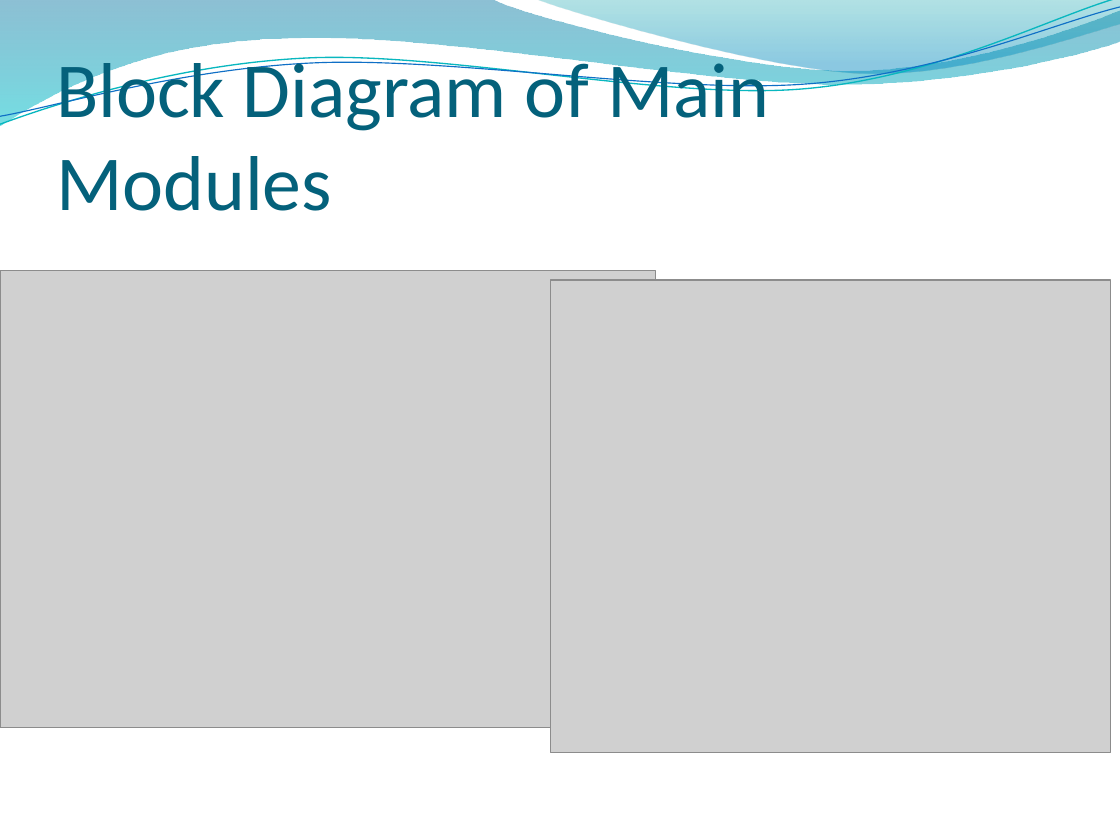
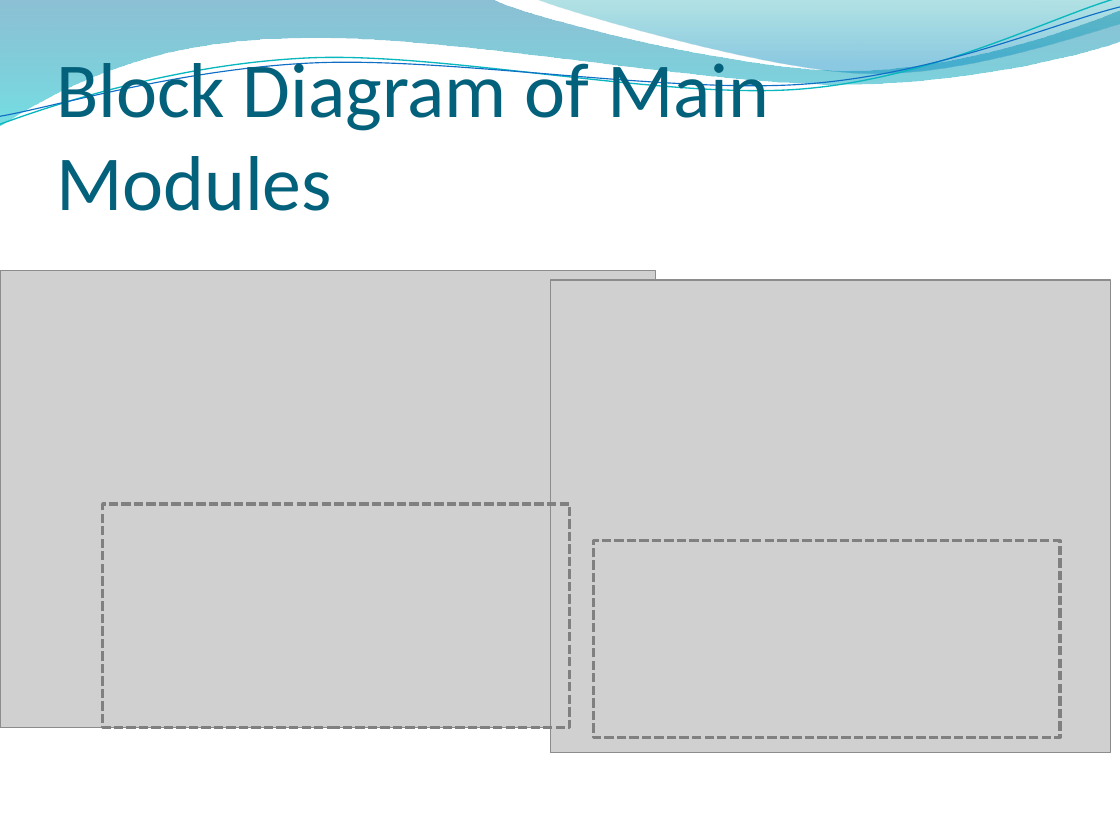
Before and after one commit to junaidnasir/gpu-em-nim, a slide deck: slide 7 of junaid_presentation_v1.pptx. Drawn at 1120x840 pixels with LibreOffice and Linux fonts; fonts in the diff are those of the drawing; grey boxes stand for pictures; background and template pictures are left out. Boxes give left, top, right and bottom in pixels: in the first picture for what was removed or moved away, otherwise in the second. Text is boxed around its words. In the diff, an @@ line names an element or a change of style, - is before the commit and + after.

```diff
--- a/junaid_presentation_v1.pptx
+++ b/junaid_presentation_v1.pptx
@@ rectangle added at (103, 504, 570, 728), outline #808080 2 pt dashed @@
@@ rectangle added at (594, 541, 1061, 738), outline #808080 2 pt dashed @@
```
Also in this commit, not shown: 8 other slides changed.
